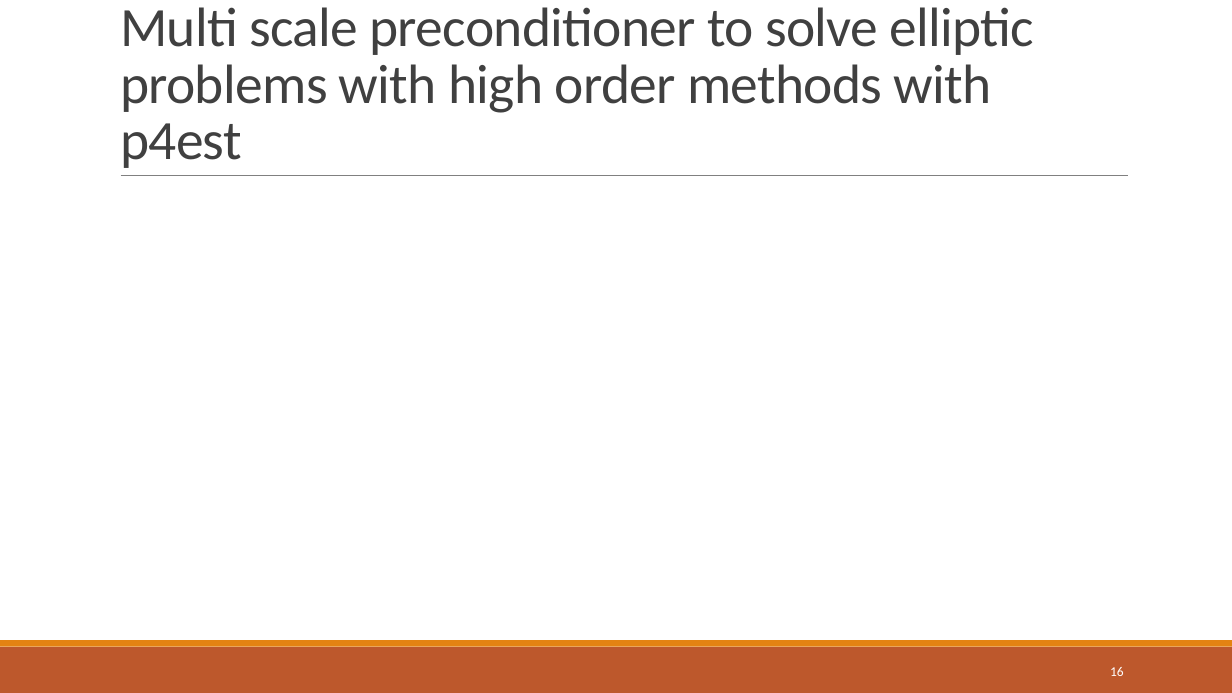
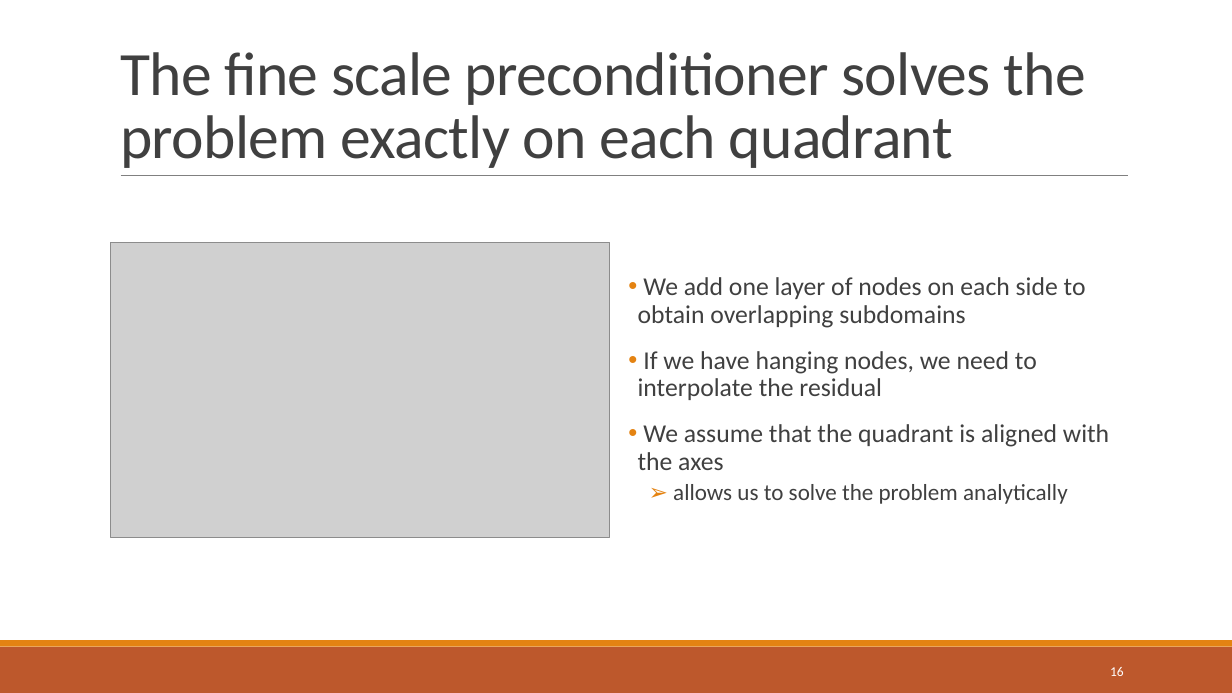
Before and after one commit to dweicker/pres, a slide deck: slide 17 of thesis.pptx. Drawn at 1232x693 pixels with LibreOffice and Linux fonts; fonts in the diff are those of the drawing; grey boxes stand for pictures. Boxes give left, top, right and bottom in pixels: in the first picture for what was removed or moved away, otherwise in the second. Text is boxed around its words. In the diff, an @@ line names an element or a change of style, - is before the commit and + after.

```diff
--- a/thesis.pptx
+++ b/thesis.pptx
@@ title at <box>120,52,1085,168</box>: text changed; size 43.2 to 48 pt @@
-Multi scale preconditioner to solve elliptic problems with high order methods with p4est
+The fine scale preconditioner solves the problem exactly on each quadrant
@@ picture added at <box>111,242,610,537</box> @@
@@ text added at <box>638,277,1109,504</box>, 20 pt, text #404040 @@
+• We add one layer of nodes on each side to obtain overlapping subdomains
+• If we have hanging nodes, we need to interpolate the residual
+• We assume that the quadrant is aligned with the axes
+  ➢ allows us to solve the problem analytically
```
Also in this commit, not shown: 1 other slide changed, 7 slides added, 2 slides removed, 11 other files.
